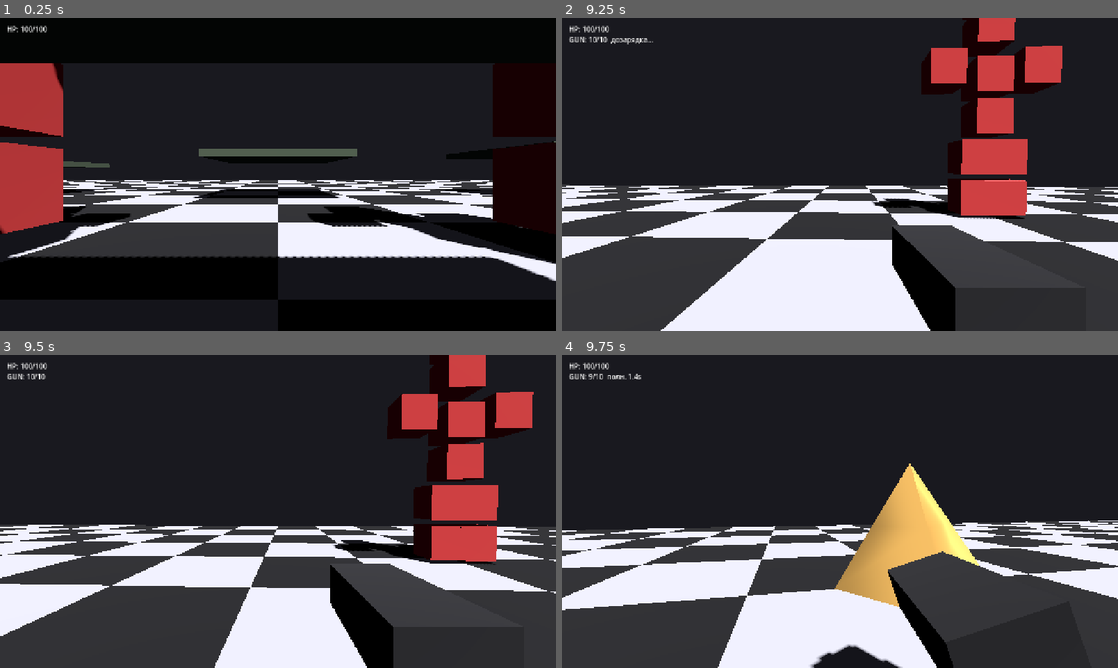
Above: before the commit, frames 1-4 (two rows, left to right).
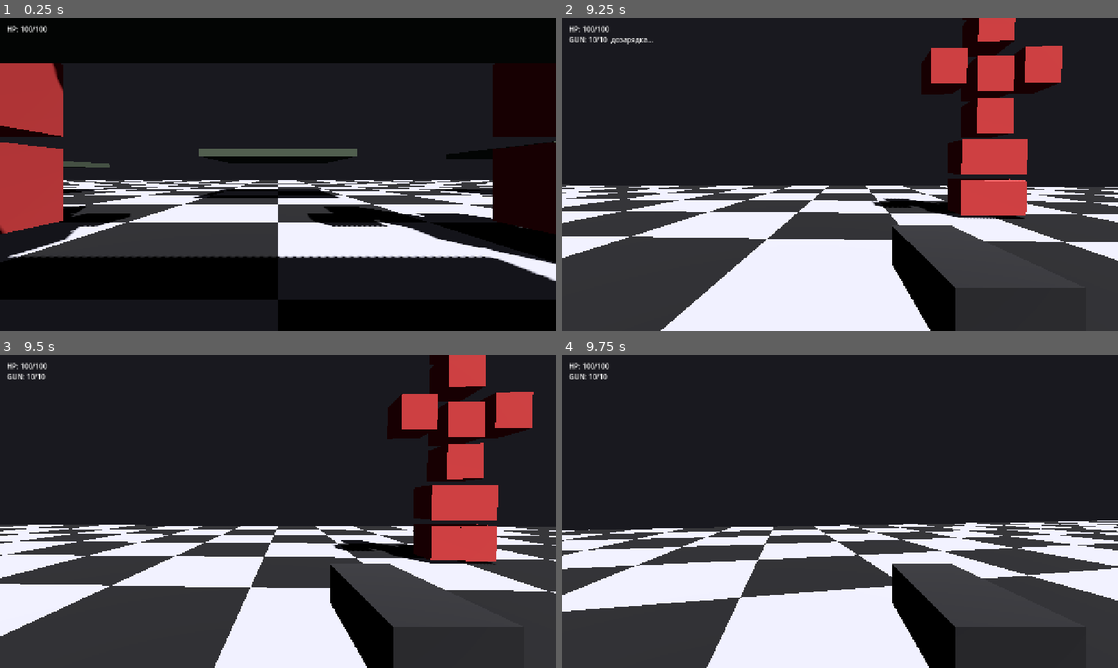
Above: after the commit, the same moments.

Repository: radomirsky/190K-G.O.P
Game: Godot game, scene res://main.tscn
Same seed, same stepped clock (60 frames per second), same inputs: the game is played once before the commit and once after it.
Inputs (mouse positions are in pixels of both pictures, inside the frame that each line leads up to):
- Up to frame 1 (0.25 s): no input
- Up to frame 2 (9.25 s): tap Enter at 0.5 s; move the mouse to (867, 174) at 0.52 s; hold W 0.53-5.78 s; tap E at 0.6, 8.1 s; click (867, 174) at 0.67 s; tap Space at 0.77, 1.52, 3.02, 3.77, 4.52, 6.02, 6.77, 7.52, 9.02 s; move the mouse to (812, 174) at 1.27 s; tap Shift at 1.35, 8.85 s; move the mouse to (851, 168) at 2.02 s; tap C at 2.1 s; move the mouse to (834, 180) at 2.77 s; tap Q at 2.85 s; click (834, 180) at 2.92 s; move the mouse to (878, 177) at 3.52 s; hold Ctrl 3.53-4.28 s; move the mouse to (795, 171) at 4.27 s; tap R at 4.35 s; move the mouse to (845, 174) at 5.02 s; tap Z at 5.1 s; click (845, 174) at 5.17 s; move the mouse to (817, 168) at 5.77 s; hold D 5.78-6.53 s; tap X at 5.85 s; move the mouse to (867, 174) at 6.52 s; hold W 6.53-8.78 s; tap B at 6.6 s; move the mouse to (812, 174) at 7.27 s; tap G at 7.35 s; click (812, 174) at 7.42 s; move the mouse to (851, 168) at 8.02 s; move the mouse to (834, 180) at 8.77 s; hold A from 8.78 s (still down)
- Up to frame 3 (9.5 s): keep holding A
- Up to frame 4 (9.75 s): move the mouse to (878, 514) at 9.52 s; release A at 9.53 s; hold W from 9.53 s (still down); tap C at 9.6 s; click (878, 514) at 9.67 s

Frames 1-3 are identical in both runs. In frame 4, 8.3% of the frame differs, in the area x 0-100%, y 6-100%.

Commit message:
Пистолет: интервал между выстрелами 6 секунд (gun_fire_cooldown_sec).
Made-with: Cursor

Diff:
--- a/player.gd
+++ b/player.gd
@@ -34,7 +34,7 @@
 @export var glue_pair_max_distance: float = 1.45
 @export var humanoid_spawn_forward: float = 3.5
 @export var gun_pyramid_speed: float = 26.0
-@export var gun_fire_cooldown_sec: float = 0.12
+@export var gun_fire_cooldown_sec: float = 6.0
 @export var gun_mag_size: int = 10
 ## После любого выстрола, пока магазин не полон: через столько секунд патроны восстанавливаются целиком (таймер сбрасывается при каждом новом выстреле).
 @export_range(0.4, 4.0, 0.05) var gun_full_refill_delay_sec: float = 1.5
